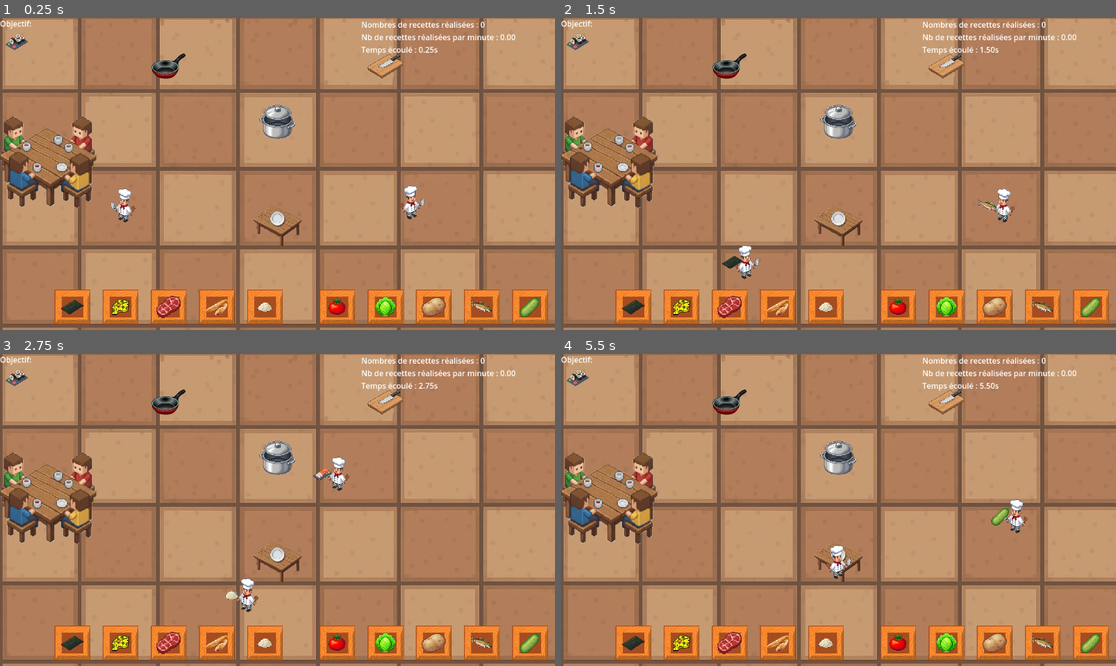
Above: before the commit, frames 1-4 (two rows, left to right).
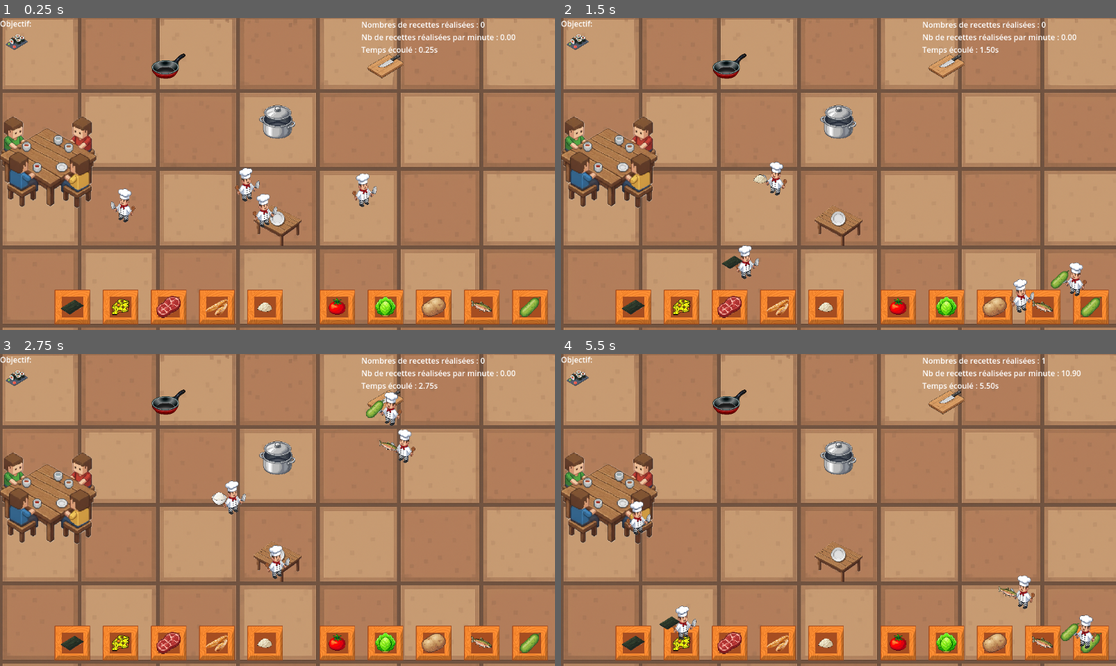
Above: after the commit, the same moments.

Repository: Wakeless-Ry/Overcooked-minimaliste
Game: Godot game, scene res://world.tscn
Two runs of this game, one before a commit and one after it. Both use one fixed random seed, a clock stepped at 60 frames per second and the inputs below.
Inputs:
- Up to frame 1 (0.25 s): no input
- Up to frame 2 (1.5 s): no input
- Up to frame 3 (2.75 s): no input
- Up to frame 4 (5.5 s): no input

The runs differ from the first frame. In frame 1, 0.9% of the frame differs, in the area x 42-77%, y 47-68%; in frame 2, 1.1%; in frame 3, 1.7%; in frame 4, 1.8%, in the area x 11-97%, y 1-95%.

Commit message:
rajout du nombre de chefs jusqu'à 4

Diff:
--- a/world.gd
+++ b/world.gd
@@ -13,7 +13,7 @@
 var cooks = []
 var cooks_inventory = []
 
-var nb_cooks = 2
+var nb_cooks = 4
 
 var kitchen = {}
 var recipes = [load("res://recettes/BURGER.tres"), load("res://recettes/SOUP.tres"),load("res://recettes/SUSHI.tres")]
@@ -38,25 +38,112 @@
 	for i in range(nb_cooks):
 		if nb_cooks ==1:
 			cooks[i].give_environment(kitchen, cooks_inventory[i], recipe)
-		elif i == 0 :
-			var new_kitchen = kitchen.duplicate()
-			new_kitchen.erase("CUTTING_BOARD")
-			new_kitchen.erase("CRATE_POTATO")
-			new_kitchen.erase("CRATE_LETTUCE")
-			new_kitchen.erase("CRATE_TOMATO")
-			new_kitchen.erase("CRATE_FISH")
-			new_kitchen.erase("CRATE_CUCUMBER")
-			cooks[i].give_environment(new_kitchen, cooks_inventory[i], recipe)
-		else:
-			var new_kitchen = kitchen.duplicate()
-			new_kitchen.erase("STOVE_PAN")
-			new_kitchen.erase("DELIVERY_TABLE")
-			new_kitchen.erase("CRATE_CHEESE")
-			new_kitchen.erase("CRATE_BEEF")
-			new_kitchen.erase("CRATE_BREAD")
-			new_kitchen.erase("CRATE_RICE")
-			new_kitchen.erase("CRATE_NORI")
-			cooks[i].give_environment(new_kitchen, cooks_inventory[i], recipe)
+		elif nb_cooks == 2:
+			if i == 0 :
+				var new_kitchen = kitchen.duplicate()
+				new_kitchen.erase("CUTTING_BOARD")
+				new_kitchen.erase("CRATE_POTATO")
+				new_kitchen.erase("CRATE_LETTUCE")
+				new_kitchen.erase("CRATE_TOMATO")
+				new_kitchen.erase("CRATE_FISH")
+				new_kitchen.erase("CRATE_CUCUMBER")
+				cooks[i].give_environment(new_kitchen, cooks_inventory[i], recipe)
+			else:
+				var new_kitchen = kitchen.duplicate()
+				new_kitchen.erase("STOVE_PAN")
+				new_kitchen.erase("DELIVERY_TABLE")
+				new_kitchen.erase("CRATE_CHEESE")
+				new_kitchen.erase("CRATE_BEEF")
+				new_kitchen.erase("CRATE_BREAD")
+				new_kitchen.erase("CRATE_RICE")
+				new_kitchen.erase("CRATE_NORI")
+				cooks[i].give_environment(new_kitchen, cooks_inventory[i], recipe)
+		elif nb_cooks == 3:
+			if i == 0 :
+				var new_kitchen = kitchen.duplicate()
+				new_kitchen.erase("CUTTING_BOARD")
+				new_kitchen.erase("CRATE_POTATO")
+				new_kitchen.erase("CRATE_LETTUCE")
+				new_kitchen.erase("CRATE_TOMATO")
+				new_kitchen.erase("CRATE_FISH")
+				new_kitchen.erase("CRATE_CUCUMBER")
+				new_kitchen.erase("DELIVERY_TABLE")
+				new_kitchen.erase("CRATE_RICE")
+				new_kitchen.erase("CRATE_BREAD")
+				new_kitchen.erase("CRATE_POTATO")
+				cooks[i].give_environment(new_kitchen, cooks_inventory[i], recipe)
+			elif i == 1:
+				var new_kitchen = kitchen.duplicate()
+				new_kitchen.erase("STOVE_PAN")
+				new_kitchen.erase("DELIVERY_TABLE")
+				new_kitchen.erase("CRATE_CHEESE")
+				new_kitchen.erase("CRATE_BEEF")
+				new_kitchen.erase("CRATE_BREAD")
+				new_kitchen.erase("CRATE_RICE")
+				new_kitchen.erase("CRATE_NORI")
+				new_kitchen.erase("CRATE_POTATO")
+				cooks[i].give_environment(new_kitchen, cooks_inventory[i], recipe)
+			else :
+				var new_kitchen = kitchen.duplicate()
+				new_kitchen.erase("CRATE_NORI")
+				new_kitchen.erase("CRATE_BEEF")
+				new_kitchen.erase("CRATE_CHEESE")
+				new_kitchen.erase("CRATE_LETTUCE")
+				new_kitchen.erase("CRATE_TOMATO")
+				new_kitchen.erase("CRATE_FISH")
+				new_kitchen.erase("CRATE_CUCUMBER")
+				cooks[i].give_environment(new_kitchen, cooks_inventory[i], recipe)
+		else: # pour les quatres
+			if i == 0 :
+				var new_kitchen = kitchen.duplicate()
+				new_kitchen.erase("CUTTING_BOARD")
+				new_kitchen.erase("CRATE_POTATO")
+				new_kitchen.erase("CRATE_LETTUCE")
+				new_kitchen.erase("CRATE_TOMATO")
+				new_kitchen.erase("CRATE_FISH")
+				new_kitchen.erase("CRATE_CUCUMBER")
+				new_kitchen.erase("DELIVERY_TABLE")
+				new_kitchen.erase("CRATE_RICE")
+				new_kitchen.erase("CRATE_BREAD")
+				new_kitchen.erase("CRATE_POTATO")
+				cooks[i].give_environment(new_kitchen, cooks_inventory[i], recipe)
+			elif i == 1:
+				var new_kitchen = kitchen.duplicate()
+				new_kitchen.erase("STOVE_PAN")
+				new_kitchen.erase("DELIVERY_TABLE")
+				new_kitchen.erase("CRATE_CHEESE")
+				new_kitchen.erase("CRATE_BEEF")
+				new_kitchen.erase("CRATE_BREAD")
+				new_kitchen.erase("CRATE_RICE")
+				new_kitchen.erase("CRATE_NORI")
+				new_kitchen.erase("CRATE_POTATO")
+				new_kitchen.erase("CRATE_CUCUMBER")
+				cooks[i].give_environment(new_kitchen, cooks_inventory[i], recipe)
+			elif i == 2 :
+				var new_kitchen = kitchen.duplicate()
+				new_kitchen.erase("CRATE_NORI")
+				new_kitchen.erase("CRATE_BEEF")
+				new_kitchen.erase("CRATE_CHEESE")
+				new_kitchen.erase("CRATE_LETTUCE")
+				new_kitchen.erase("CRATE_TOMATO")
+				new_kitchen.erase("CRATE_FISH")
+				new_kitchen.erase("CRATE_CUCUMBER")
+				cooks[i].give_environment(new_kitchen, cooks_inventory[i], recipe)
+			else:
+				var new_kitchen = kitchen.duplicate()
+				new_kitchen.erase("CRATE_NORI")
+				new_kitchen.erase("CRATE_BEEF")
+				new_kitchen.erase("CRATE_CHEESE")
+				new_kitchen.erase("CRATE_BREAD")
+				new_kitchen.erase("CRATE_LETTUCE")
+				new_kitchen.erase("CRATE_TOMATO")
+				new_kitchen.erase("CRATE_FISH")
+				new_kitchen.erase("CRATE_RICE")
+				new_kitchen.erase("CRATE_POTATO")
+				new_kitchen.erase("DELIVERY_TABLE")
+				cooks[i].give_environment(new_kitchen, cooks_inventory[i], recipe)
+
+
 		var action = cooks[i].get_agent_action(delta)
 
 		match action[0]:
@@ -111,7 +198,12 @@
 
 	for i in range(nb_cooks):
 		var cook = cook_scene.instantiate()
-		cook.position = Vector2(300 + 500*i, 300)
+		if nb_cooks == 3:
+			cook.position = Vector2(300 + 250*i, 300)
+		elif nb_cooks == 4:
+			cook.position = Vector2(300 + 125*i, 300)
+		else:
+			cook.position = Vector2(300 + 500*i, 300)
 		add_child(cook)
 		cooks.push_back(cook)
 		cooks_inventory.push_back("")
